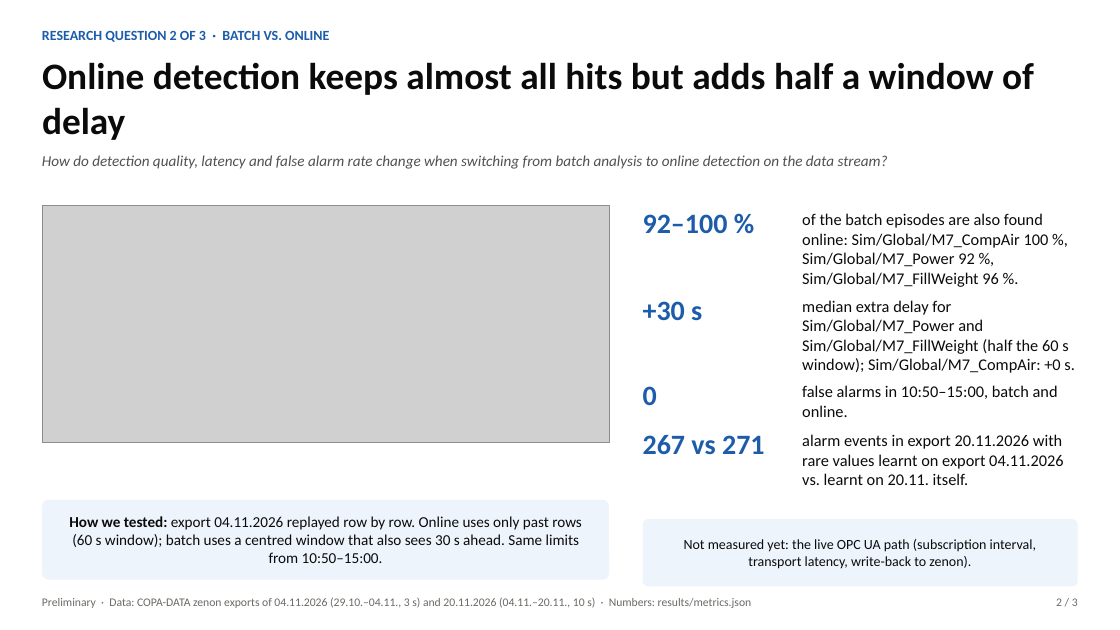
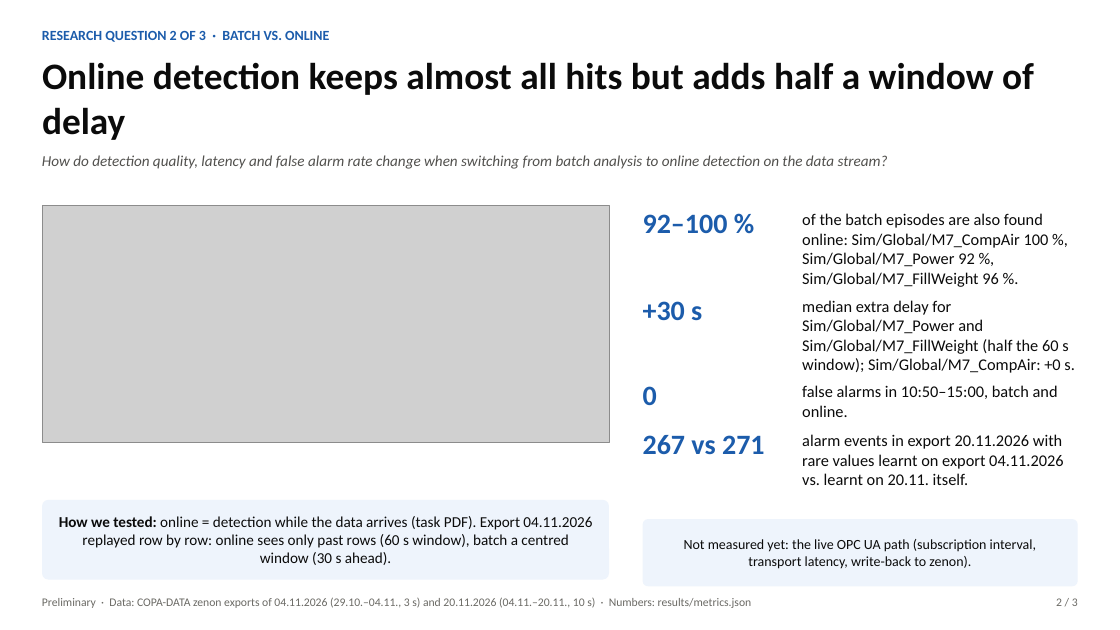
Before and after one commit to leon-adsk/copa, a slide deck: slide 2 of presentation/COPA_research_questions_first_answers.pptx. Drawn at 1120x630 pixels with LibreOffice and Linux fonts; fonts in the diff are those of the drawing; grey boxes stand for pictures. Boxes give left, top, right and bottom in pixels: in the first picture for what was removed or moved away, otherwise in the second. Text is boxed around its words. In the diff, an @@ line names an element or a change of style, - is before the commit and + after.

```diff
--- a/presentation/COPA_research_questions_first_answers.pptx
+++ b/presentation/COPA_research_questions_first_answers.pptx
@@ text in rounded rectangle at (59,516,592,565): text changed @@
-How we tested: export 04.11.2026 replayed row by row. Online uses only past rows (60 s window); batch uses a centred window that also sees 30 s ahead. Same limits from 10:50–15:00.
+How we tested: online = detection while the data arrives (task PDF). Export 04.11.2026 replayed row by row: online sees only past rows (60 s window), batch a centred window (30 s ahead).
```
Also in this commit, not shown: 5 other files.
